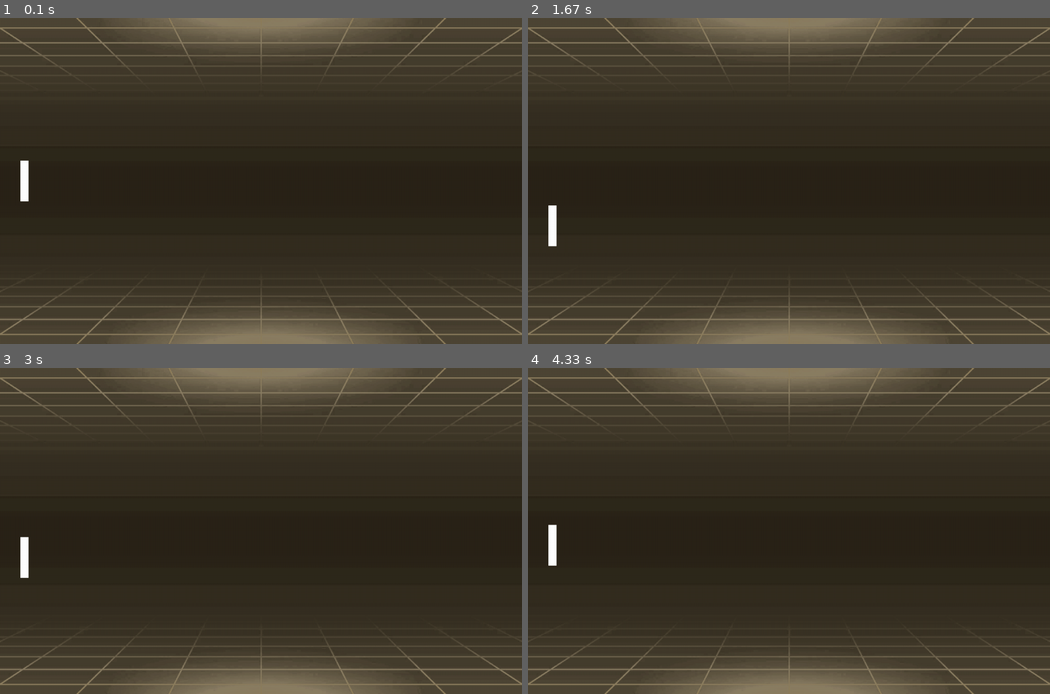
Above: before the commit, frames 1-4 (two rows, left to right).
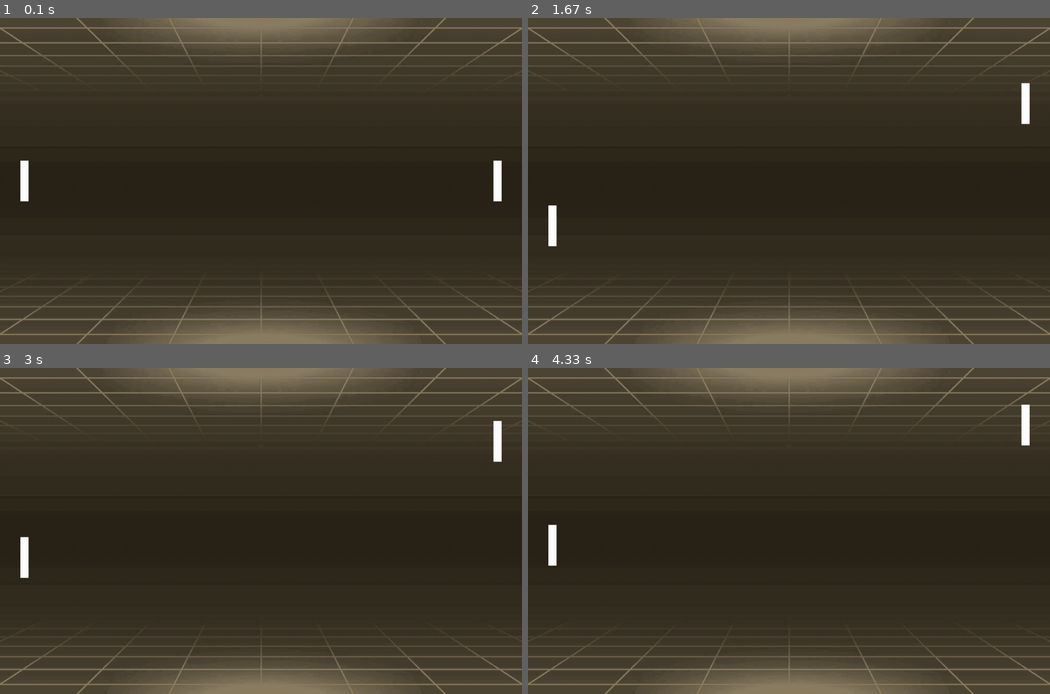
Above: after the commit, the same moments.

Repository: thomas-mosset/pong-pygame
Game: pygame game, started from src/main.py
The game is run twice, just before and just after one commit, with the same random seed, the same clock (stepped at 60 frames per second) and the same inputs.
Inputs:
- Up to frame 1 (0.1 s): no input
- Up to frame 2 (1.67 s): hold S 0.33-0.8 s; hold Up 0.33-0.8 s; hold Up 0.83-1.3 s; tap Z at 0.9, 1.2, 1.4 s; tap S at 0.98 s; hold Down 1.33-1.63 s
- Up to frame 3 (3 s): hold Up 1.67-2.03 s; tap Z at 1.73, 2.13, 2.53, 2.87 s; hold Down 2.07-2.43 s; tap S at 2.22 s; hold Up 2.47-2.77 s; hold Down from 2.8 s (still down)
- Up to frame 4 (4.33 s): release Down at 3.1 s; hold Up 3.13-3.5 s; tap Z at 3.2, 3.6, 4 s; tap S at 3.28 s; hold Down 3.53-3.9 s; hold Up 3.93-4.23 s; hold Down from 4.27 s (still down)

The runs differ from the first frame. In frame 1, 0.2% of the frame differs, in the area x 94-97%, y 43-57%; in frame 2, 0.2%; in frame 3, 0.2%; in frame 4, 0.2%.

Commit message:
players - 2nd player (display + move)

Diff:
--- a/src/main.py
+++ b/src/main.py
@@ -15,7 +15,8 @@
 # game init
 pygame.init()
 
-right_player = Paddle(50, settings.SCREEN_HEIGHT // 2 - 50)
+left_player = Paddle(50, settings.SCREEN_HEIGHT // 2 - 50)
+right_player = Paddle(1210, settings.SCREEN_HEIGHT // 2 - 50)
 
 # game's screen
 screen = pygame.display.set_mode((settings.SCREEN_WIDTH, settings.SCREEN_HEIGHT))
@@ -32,9 +33,15 @@
     # keys management
     keys = pygame.key.get_pressed()
     if keys[pygame.K_z]: # Z keyboard key
+        left_player.move_up()
+
+    if keys[pygame.K_s]: # S keyboard key
+        left_player.move_down()
+
+    if keys[pygame.K_UP]: # top arrow keyboard key
         right_player.move_up()
 
-    if keys[pygame.K_s]: # S keyboard key
+    if keys[pygame.K_DOWN]: # bottom arrow keyboard key
         right_player.move_down()
 
     for event in pygame.event.get():
@@ -45,6 +52,7 @@
     screen.blit(background, (0, 0))
 
     # display player
+    left_player.draw(screen)
     right_player.draw(screen)
 
     # update / refresh the display of the game
